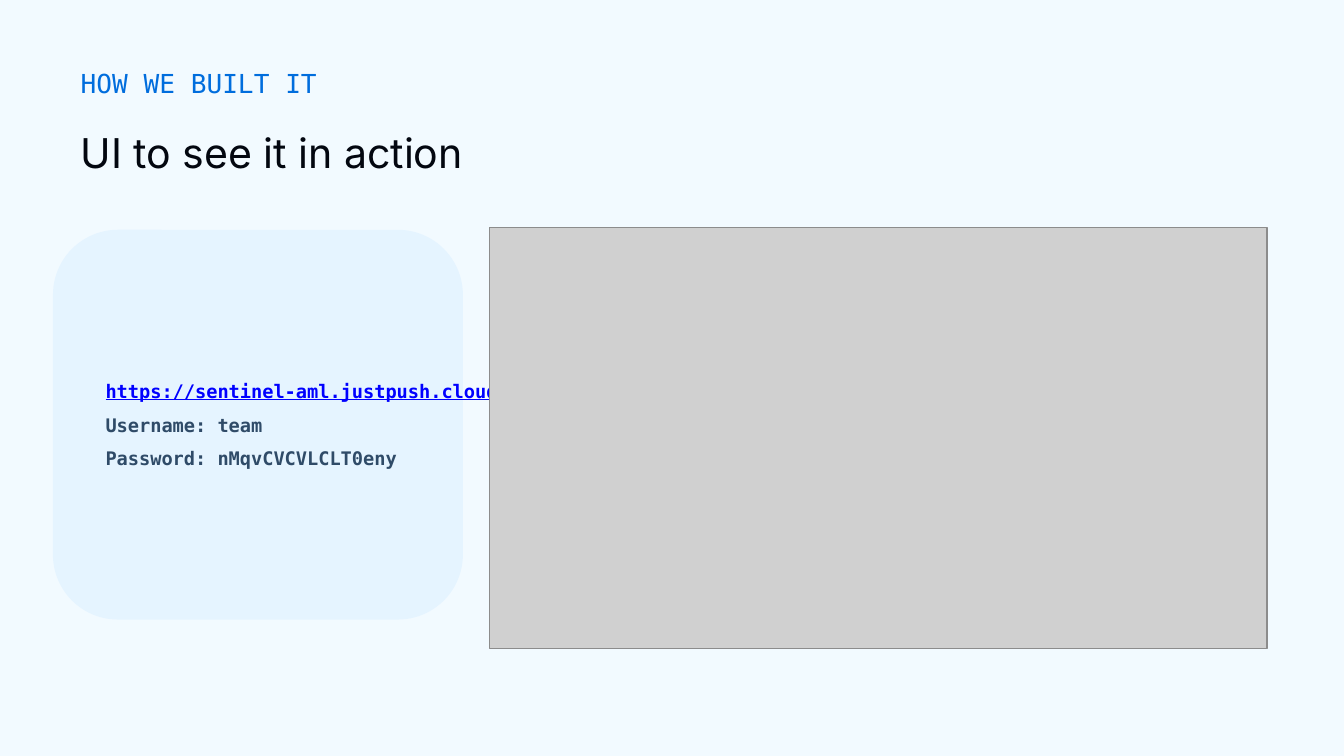
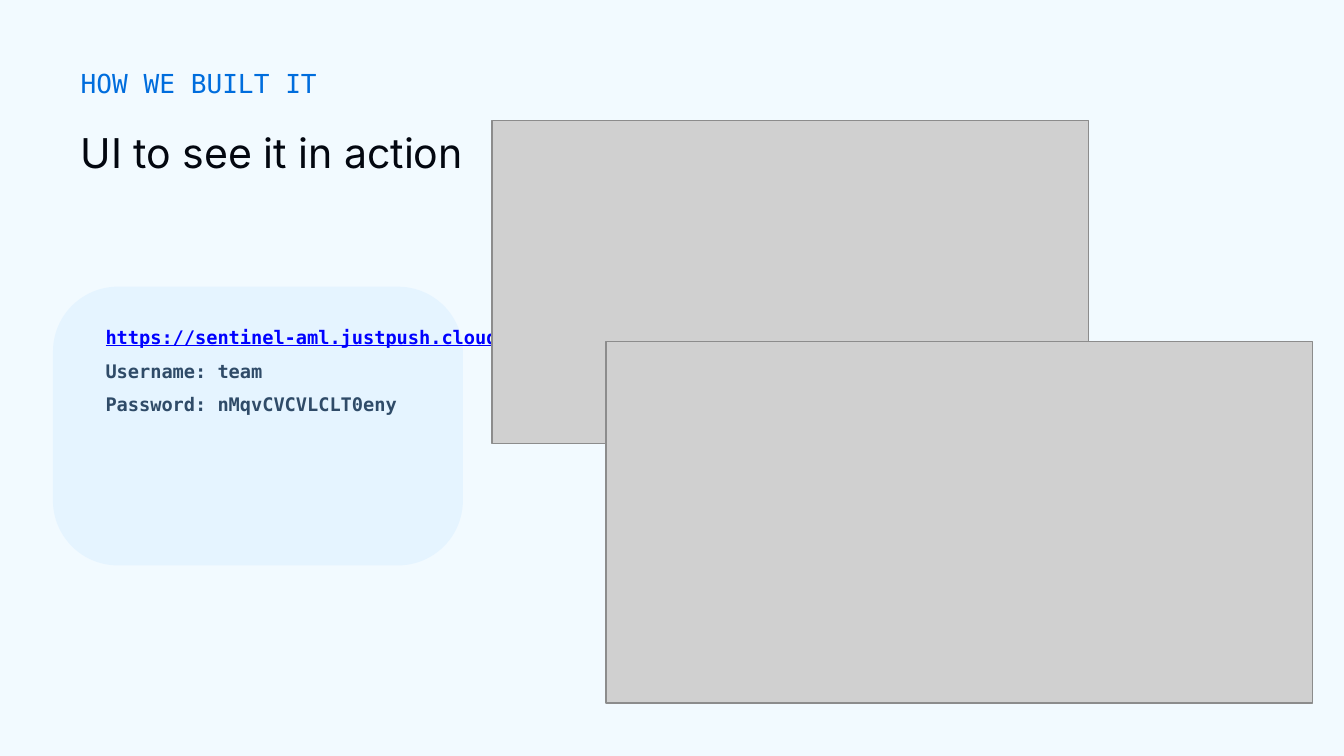
Before and after one commit to SaiyamK/fsi-langchain-hackathon-26-natwest-remote-squad-a, a slide deck: slide 8 of submission/HACK_NATWEST_CHAIN_N_GRAB.pptx. Drawn at 1344x756 pixels with LibreOffice and Linux fonts; fonts in the diff are those of the drawing; grey boxes stand for pictures; background and template pictures are left out. Boxes give left, top, right and bottom in pixels: in the first picture for what was removed or moved away, otherwise in the second. Text is boxed around its words. In the diff, an @@ line names an element or a change of style, - is before the commit and + after.

```diff
--- a/submission/HACK_NATWEST_CHAIN_N_GRAB.pptx
+++ b/submission/HACK_NATWEST_CHAIN_N_GRAB.pptx
@@ picture resized from (x1=489, y1=227, x2=1267, y2=648) to (x1=492, y1=120, x2=1089, y2=444) @@
@@ rounded rectangle resized from (x1=52, y1=230, x2=462, y2=620) to (x1=52, y1=286, x2=462, y2=564) @@
@@ rounded rectangle at (x1=52, y1=286, x2=462, y2=564): proportions changed @@
@@ free "https://sentinel-aml.justpush.cloud" moved from (x1=93, y1=425, x2=593, y2=425) to (x1=93, y1=371, x2=593, y2=371) @@
@@ picture added at (x1=606, y1=341, x2=1313, y2=703) @@
```
